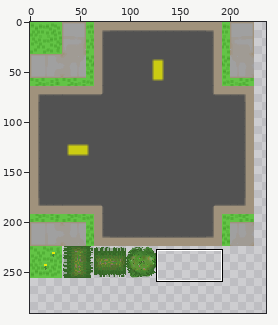
Sprite sheet -- res/tiles.png. The first picture is a wide view before the edit; the outline marks the close-up.
Close-up. Before the edit:
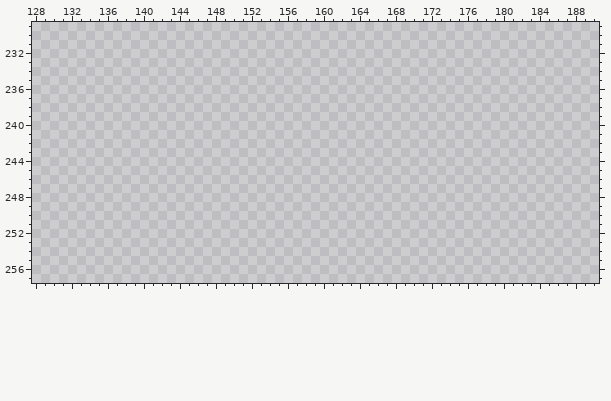
The file is 320x320 pixels. Colours within 5 levels of each other are drawn and written as one. Shown: x 128..190, y 229..257. The wide view leaves out empty margins. The commit also changed other parts of the picture, which this record leaves out.
And afterwards:
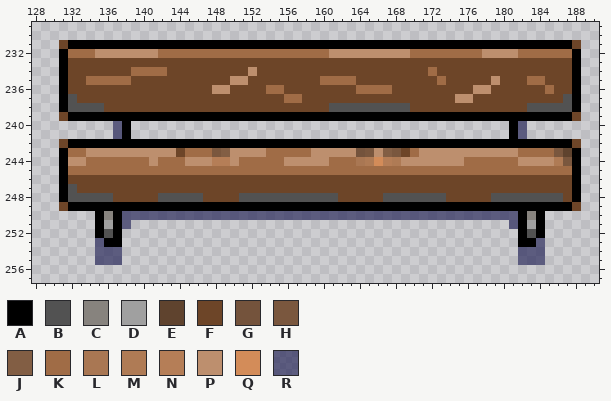
Palette (. is transparent): A #000000  B #525252  C #87837e  D #a0a0a0  E #5f432e  F #6d4528  G #74533c  H #7a573e  J #825e44  K #a06c46  L #a97753  M #af7b55  N #b57e57  P #bd8f6e  Q #d38c59  R #232357aa
What changed:
y 231: x 131..188 .......................................................... -> FAAAAAAAAAAAAAAAAAAAAAAAAAAAAAAAAAAAAAAAAAAAAAAAAAAAAAAAAF
y 232: x 131..188 .......................................................... -> AKKKPPPPPPPKKKKKKKKKKKKKKKKKKKPPPPPPPPPKKKKKKKKPPPPKKKKKKA
y 233: x 131..188 .......................................................... -> AFFFFFFFFFFFFFFFFFFFFFFFFFFFFFFFFFFFFFFFFFFFFFFFFFFFFFFFFA
y 234: x 131..188 .......................................................... -> AFFFFFFFKKKKFFFFFFFFFPFFFFFFFFFFFFFFFFFFFKFFFFFFFFFFFFFFFA
y 235: x 131..188 .......................................................... -> AFFKKKKKFFFFFFFFFFFPPFFFFFFFFKKKKFFFFFFFFFKFFFFFPFFFKKFFFA
y 236: x 131..188 .......................................................... -> AFFFFFFFFFFFFFFFFPPFFFFKKFFFFFFFFKKKKFFFFFFFFFPPFFFFFFKFFA
y 237: x 131..188 .......................................................... -> ABFFFFFFFFFFFFFFFFFFFFFFFKKFFFFFFFFFFFFFFFFFPPFFFFFFFFFFBA
y 238: x 131..188 .......................................................... -> ABBBBFFFFFFFFFFFFFFFFFFFFFFFFFBBBBBBBBBFFFFFFFFFFFFFBBBBBA
y 239: x 131..188 .......................................................... -> FAAAAAAAAAAAAAAAAAAAAAAAAAAAAAAAAAAAAAAAAAAAAAAAAAAAAAAAAF
y 240..241: x 137..138 .. -> RA; x 181..182 .. -> AR
y 242: x 131..188 .......................................................... -> FAAAAAAAAAAAAAAAAAAAAAAAAAAAAAAAAAAAAAAAAAAAAAAAAAAAAAAAAF
y 243: x 131..188 .......................................................... -> AKKPPPPPPPPPPFKKKHJPPPPKKKKKPPPPPGHPJHFKPPPPPPPPPPPKKKKHEA
y 244: x 131..188 .......................................................... -> APPKKKKKKKPKKKPPPNNPKKKKKPPPPPKKKLMQNMPPPPPPPKKKKKKPPPPMHA
y 245: x 131..188 .......................................................... -> AKKKKKKKKKKKKKKKKKKKKKKKKKKKKKKKKKKKKKKKKKKKKKKKKKKKKKKKKA
y 246: x 131..188 .......................................................... -> AFFFFFFFFFFFFFFFFFFFFFFFFFFFFFFFFFFFFFFFFFFFFFFFFFFFFFFFFA
y 247: x 131..188 .......................................................... -> ABFFFFFFFFFFFFFFFFFFFFFFFFFFFFFFFFFFFFFFFFFFFFFFFFFFFFFFFA
y 248: x 131..188 .......................................................... -> ABBBBBFFFFFBBBBBFFFFBBBBBBBBBBBFFFFFBBBBBBBFFFFFBBBBBBBBFA
y 249: x 131..188 .......................................................... -> FAAAAAAAAAAAAAAAAAAAAAAAAAAAAAAAAAAAAAAAAAAAAAAAAAAAAAAAAF
y 250: x 135..184 .................................................. -> ACARRRRRRRRRRRRRRRRRRRRRRRRRRRRRRRRRRRRRRRRRRRRACA
y 251: x 135..138 .... -> ADAR; x 181..184 .... -> RADA
y 252: x 135..137 ... -> ABA; x 182..184 ... -> ABA
y 253: x 135..137 ... -> RAA; x 182..184 ... -> AAR
y 254..255: x 135..137 ... -> RRR; x 182..184 ... -> RRR
Pixel boxes of the changes (left, top, right, bottom) in both close-ups:
added: (59, 40, 581, 265)
